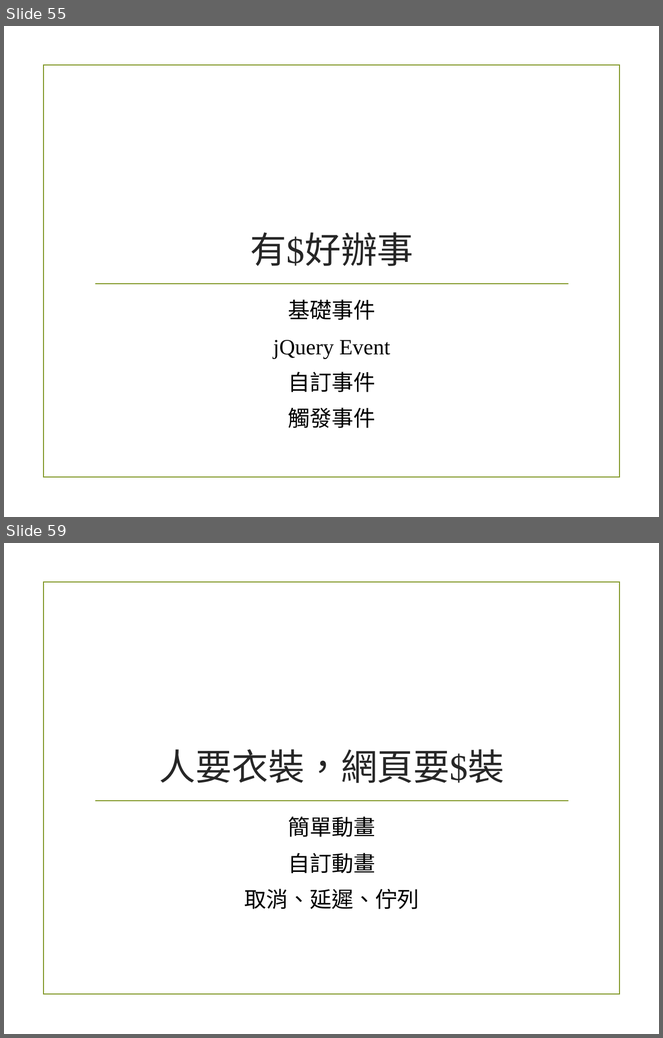
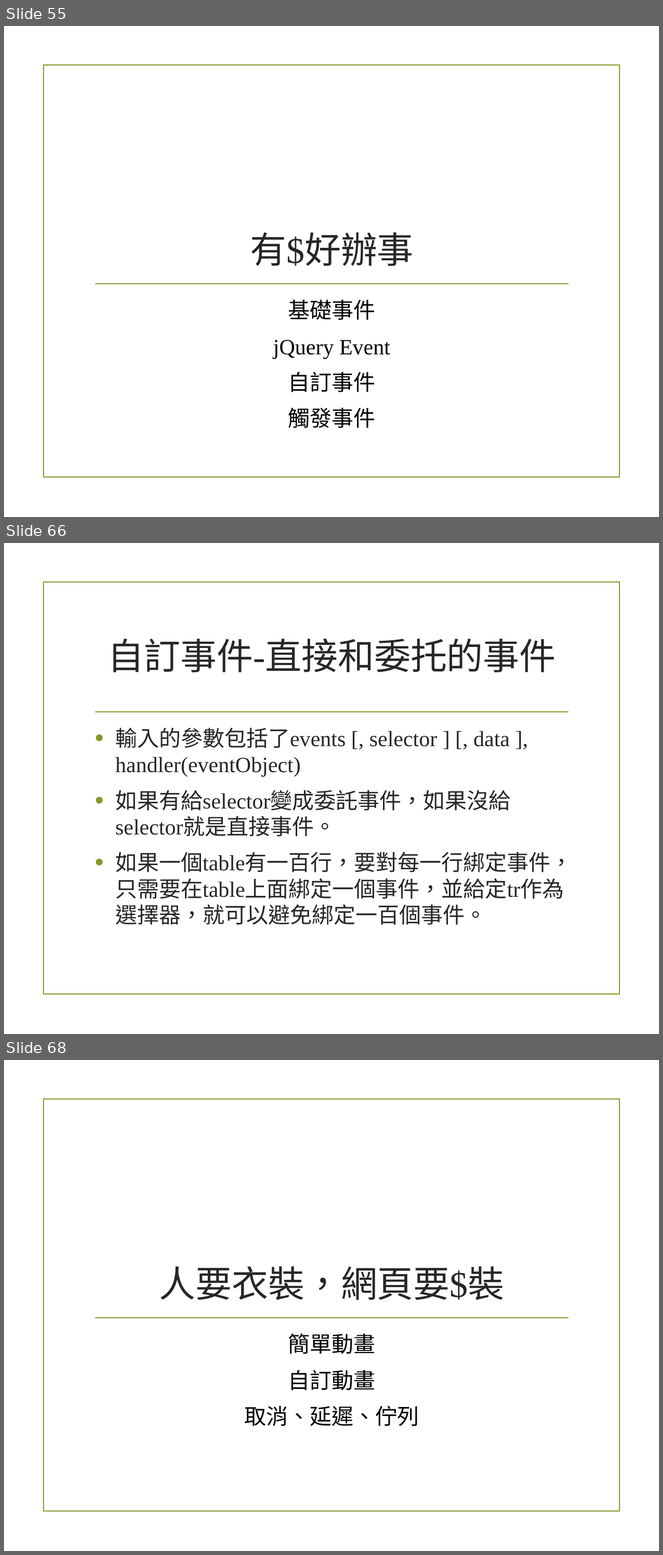
Before and after one commit to alexchen7022/JavaScriptStudyMaterial, a slide deck: 4_Jquery.pptx. Shown one above the other, each under a label of ours: slides 55 and 59 before the commit, slides 55, 66 and 68 after it; the slides between them are not shown. The pictures are 663x1038 and 663x1555 pixels, drawn with LibreOffice and Linux fonts; fonts in the diff are those of the drawing; background and template pictures are left out. Boxes give left, top, right and bottom in pixels: in the first picture for what was removed or moved away, otherwise in the second. Text is boxed around its words. In the diff, an @@ line names an element or a change of style, - is before the commit and + after.

Commit message:
Add Event Ajax chapter

```diff
--- a/4_Jquery.pptx
+++ b/4_Jquery.pptx
@@ slide 66 added at <box>4,543,659,1034</box>, background picture (left out); not listed: 1 template element that a slide beside it also shows @@
@@ title added at <box>107,639,556,672</box>, 40 pt, text #262626 @@
+自訂事件-直接和委托的事件
@@ line added from (96, 712) to (568, 712), #83992A 1.25 pt @@
@@ text added at <box>115,728,573,925</box>, 24 pt, text #262626 @@
+• 輸入的參數包括了events [, selector ] [, data ], handler(eventObject)
+• 如果有給selector變成委託事件，如果沒給selector就是直接事件。
+• 如果一個table有一百行，要對每一行綁定事件，只需要在table上面綁定一個事件，並給定tr作為選擇器，就可以避免綁定一百個事件。
@@ what was slide 59 is now slide 68 @@
```
Also in this commit, not shown: 1 slide changed, 21 other slides added, 9 slides removed.
